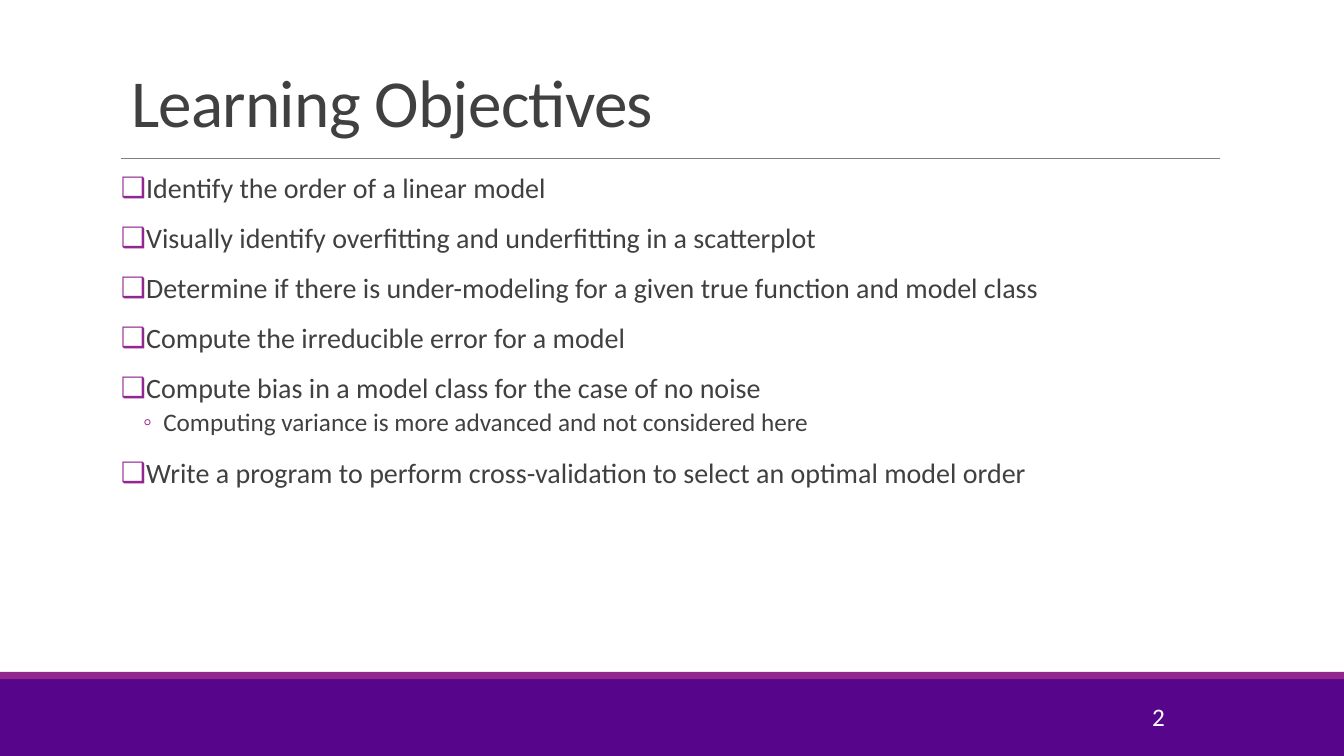
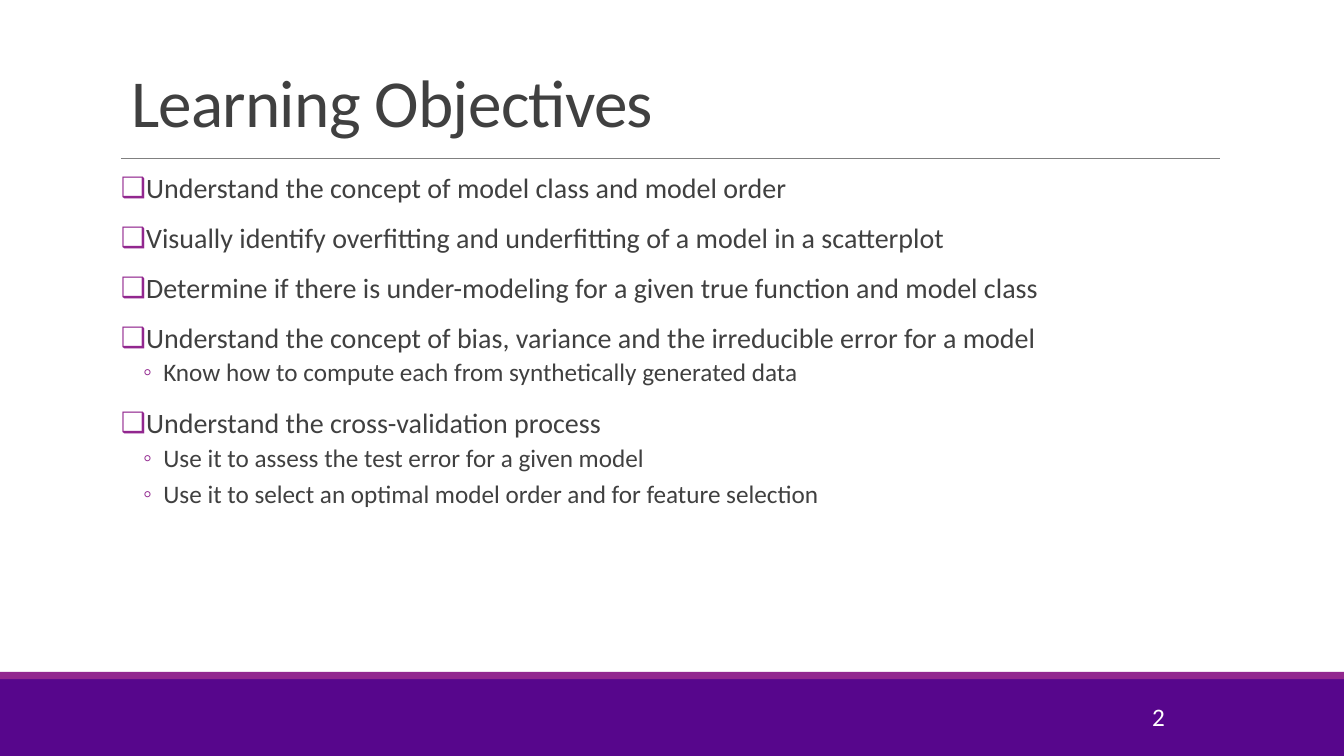
Before and after one commit to joshzzl/introml, a slide deck: slide 2 of lectures/Lect04_ModelSelection.pptx. Drawn at 1344x756 pixels with LibreOffice and Linux fonts; fonts in the diff are those of the drawing; background and template pictures are left out. Boxes give left, top, right and bottom in pixels: in the first picture for what was removed or moved away, otherwise in the second. Text is boxed around its words. In the diff, an @@ line names an element or a change of style, - is before the commit and + after.

Commit message:
Modified the way the bias-variance tradeoff is presented somewhat. Also added a few slides about feature selection. This is necessary since Lab is actually for feature selection.

```diff
--- a/lectures/Lect04_ModelSelection.pptx
+++ b/lectures/Lect04_ModelSelection.pptx
@@ text at (146, 178, 943, 253): text changed @@
-❑ Identify the order of a linear model
-❑ Visually identify overfitting and underfitting in a scatterplot
+❑ Understand the concept of model class and model order
+❑ Visually identify overfitting and underfitting of a model in a scatterplot
@@ text at (146, 328, 1035, 507): text changed; size 20 to 18 pt @@
-❑ Compute the irreducible error for a model
-❑ Compute bias in a model class for the case of no noise
-  ◦ Computing variance is more advanced and not considered here
-❑ Write a program to perform cross-validation to select an optimal model order
+❑ Understand the concept of bias, variance and the irreducible error for a model
+  ◦ Know how to compute each from synthetically generated data
+❑ Understand the cross-validation process
+  ◦ Use it to assess the test error for a given model
+  ◦ Use it to select an optimal model order and for feature selection
```
Also in this commit, not shown: 9 other slides changed, 6 slides added, 1 slide removed, 1 other file.
